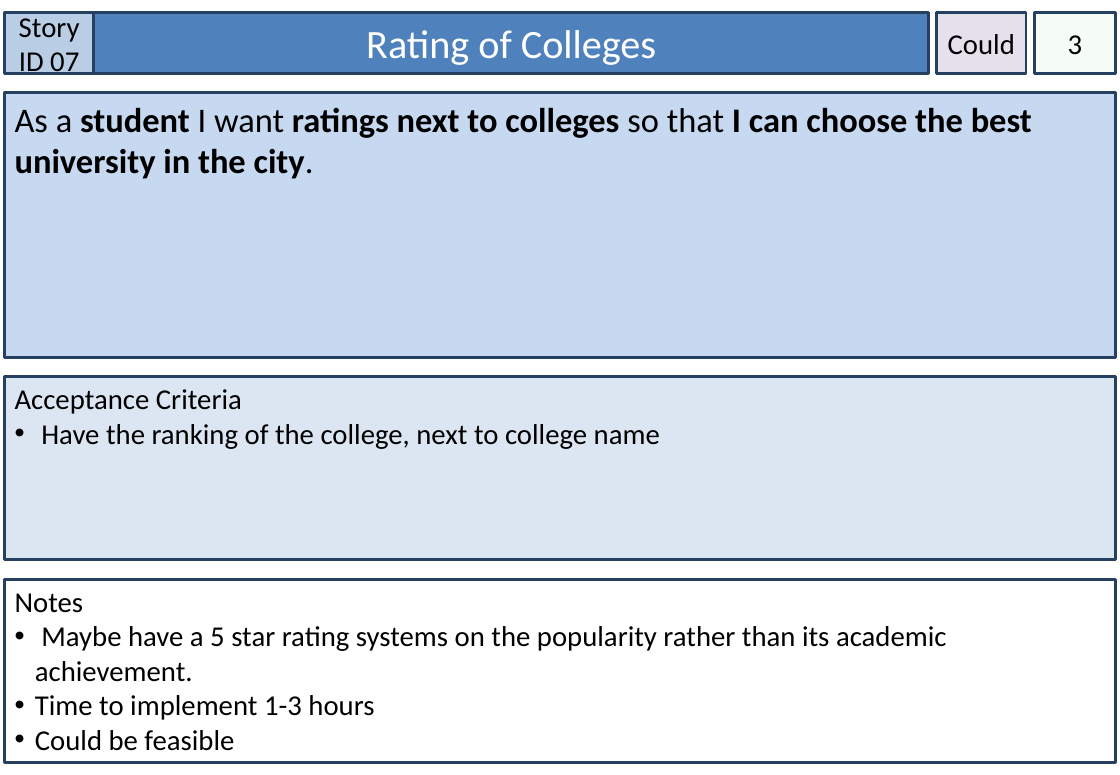
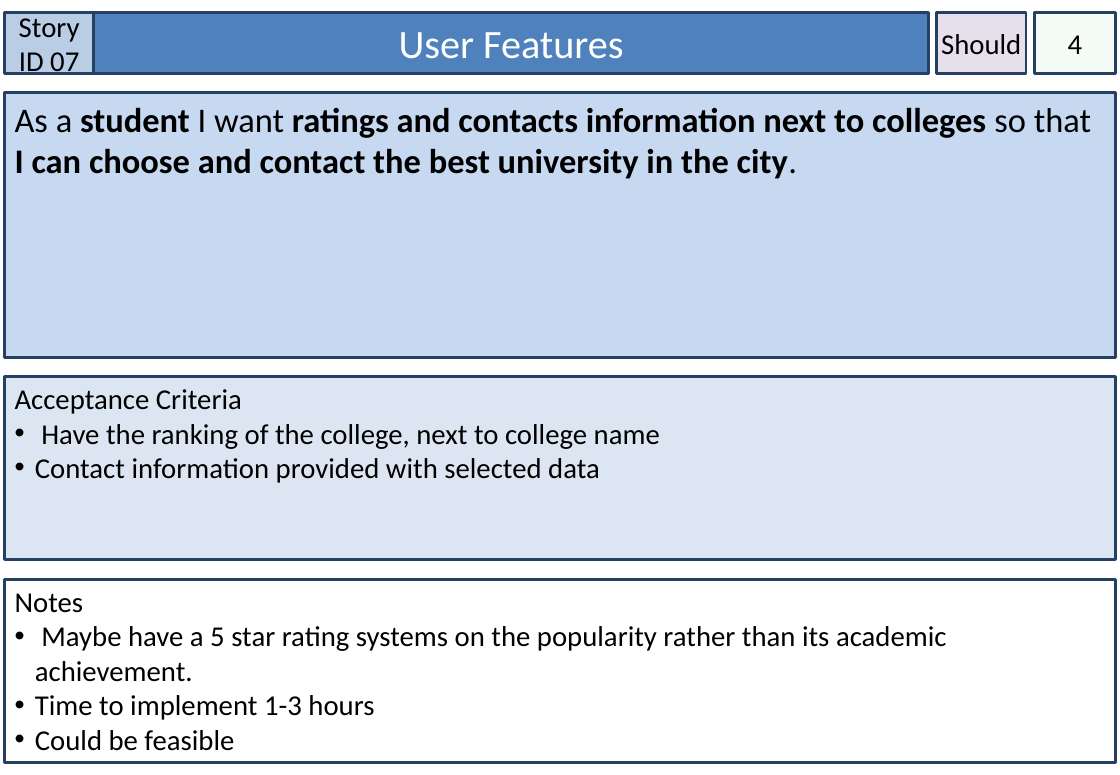
Before and after one commit to amckellar28/I-am-the-Scrub-Master, a slide deck: slide 8 of User_Stories.pptx. Drawn at 1120x775 pixels with LibreOffice and Linux fonts; fonts in the diff are those of the drawing. Boxes give left, top, right and bottom in pixels: in the first picture for what was removed or moved away, otherwise in the second. Text is boxed around its words. In the diff, an @@ line names an element or a change of style, - is before the commit and + after.

```diff
--- a/User_Stories.pptx
+++ b/User_Stories.pptx
@@ text in rectangle at <box>399,32,623,59</box>: text changed @@
-Rating of Colleges
+User Features
@@ text in rectangle at <box>941,34,1021,55</box>: text changed @@
-Could
+Should
@@ text in rectangle at <box>1068,35,1083,54</box>: text changed @@
-3
+4
@@ text in rectangle at <box>15,107,1091,179</box>: text changed @@
-As a student I want ratings next to colleges so that I can choose the best university in the city.
+As a student I want ratings and contacts information next to colleges so that I can choose and contact the best university in the city.
@@ text in rectangle at <box>35,458,600,483</box>: paragraph added @@
+• Contact information provided with selected data
```
Also in this commit, not shown: 9 other slides changed, 1 slide added, 5 other files.
